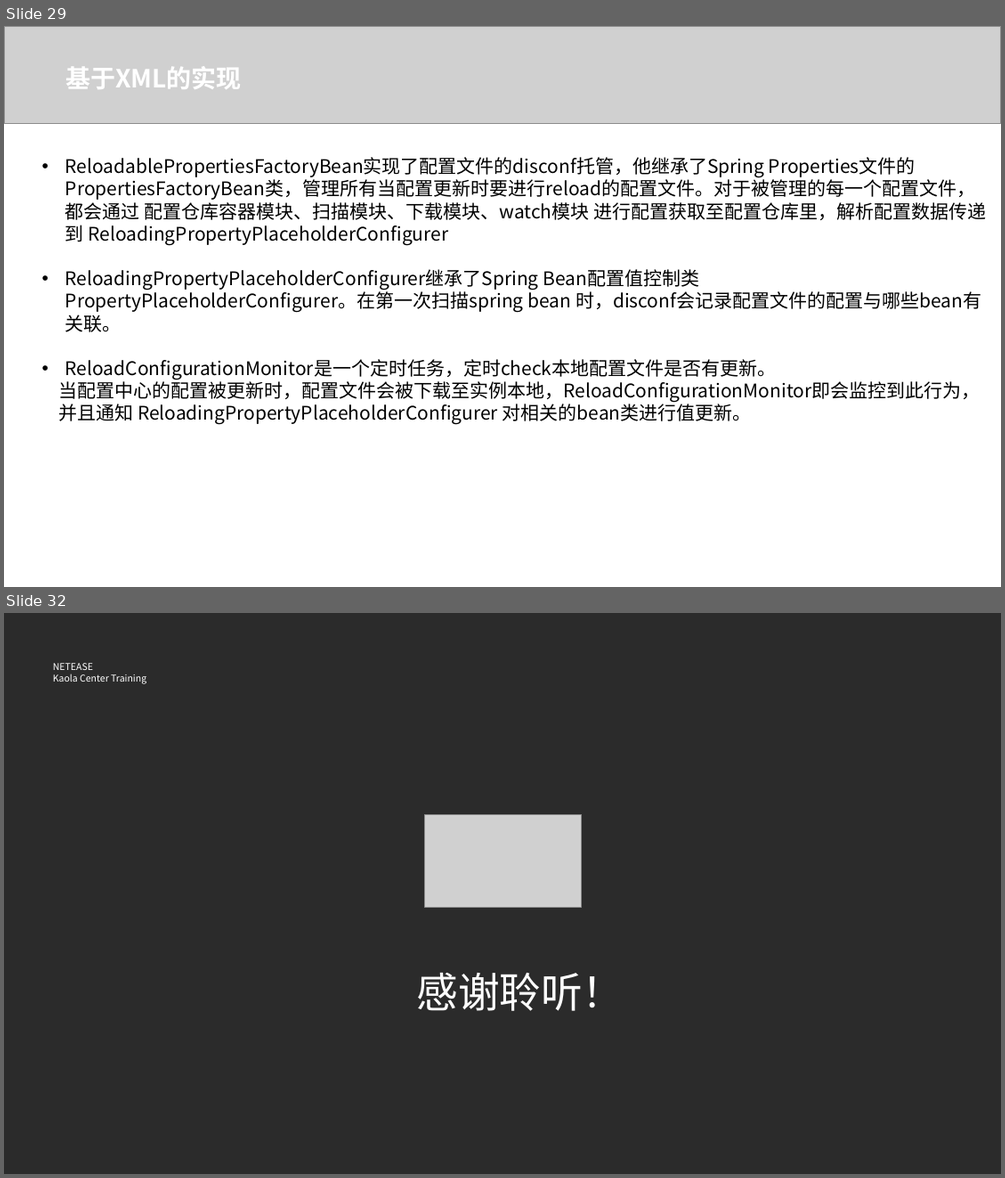
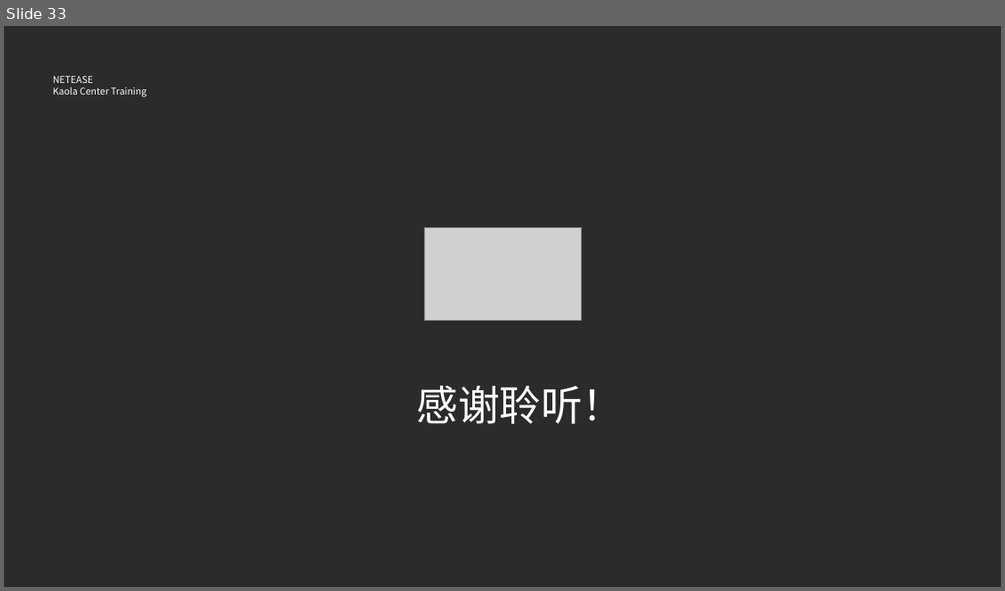
Before and after one commit to BraveMing/transfer-station, a slide deck: Sentinel基本原理.pptx. Shown one above the other, each under a label of ours: slides 29 and 32 before the commit, slide 33 after it; the slides between them are not shown. The pictures are 1005x1178 and 1005x591 pixels, drawn with LibreOffice and Linux fonts; fonts in the diff are those of the drawing; grey boxes stand for pictures; background and template pictures are left out; a plain dark background stands for a picture behind light text. Boxes give left, top, right and bottom in pixels: in the first picture for what was removed or moved away, otherwise in the second. Text is boxed around its words. In the diff, an @@ line names an element or a change of style, - is before the commit and + after.

```diff
--- a/Sentinel基本原理.pptx
+++ b/Sentinel基本原理.pptx
@@ slide 29 removed at [4,26,1001,587], background #FFFFFF @@
@@ picture removed at [4,26,1001,124] @@
@@ text removed at [65,66,242,89] @@
-基于XML的实现
@@ text removed at [58,157,986,425] @@
-• ReloadablePropertiesFactoryBean实现了配置文件的disconf托管，他继承了Spring Properties文件的PropertiesFactoryBean类，管理所有当配置更新时要进行reload的配置文件。对于被管理的每一个配置文件，都会通过 配置仓库容器模块、扫描模块、下载模块、watch模块 进行配置获取至配置仓库里，解析配置数据传递到 ReloadingPropertyPlaceholderConfigurer
-• ReloadingPropertyPlaceholderConfigurer继承了Spring Bean配置值控制类PropertyPlaceholderConfigurer。在第一次扫描spring bean 时，disconf会记录配置文件的配置与哪些bean有关联。
-• ReloadConfigurationMonitor是一个定时任务，定时check本地配置文件是否有更新。
-当配置中心的配置被更新时，配置文件会被下载至实例本地，ReloadConfigurationMonitor即会监控到此行为，
-并且通知 ReloadingPropertyPlaceholderConfigurer 对相关的bean类进行值更新。
@@ what was slide 32 is now slide 33 @@
```
Also in this commit, not shown: 5 slides changed, 14 slides added, 12 other slides removed, 1 other file.
